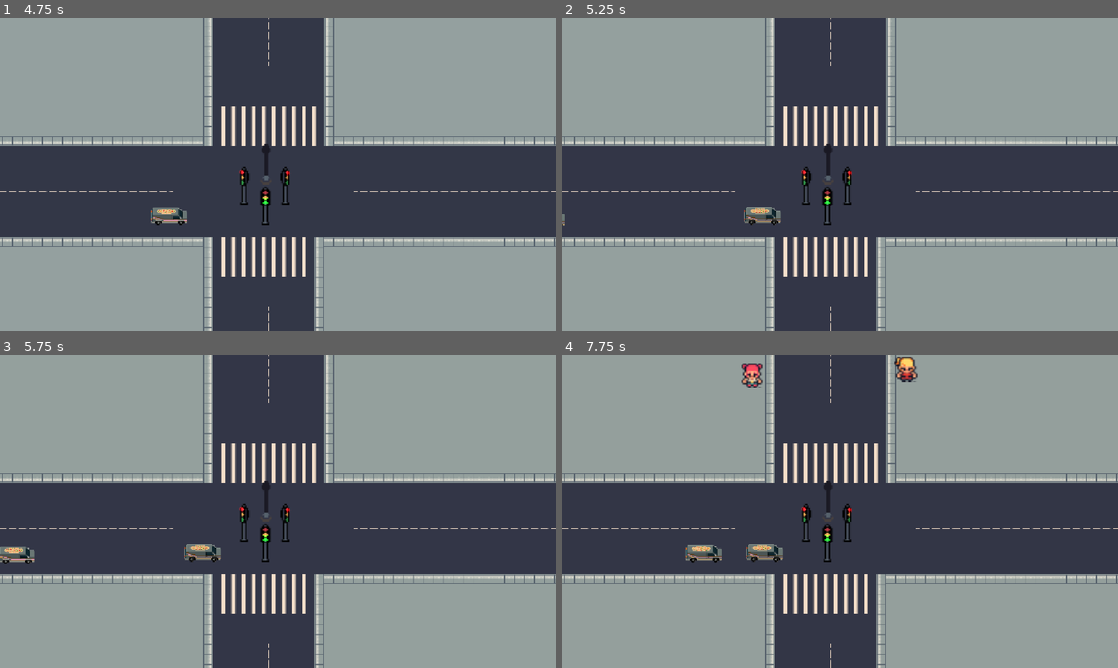
Above: before the commit, frames 1-4 (two rows, left to right).
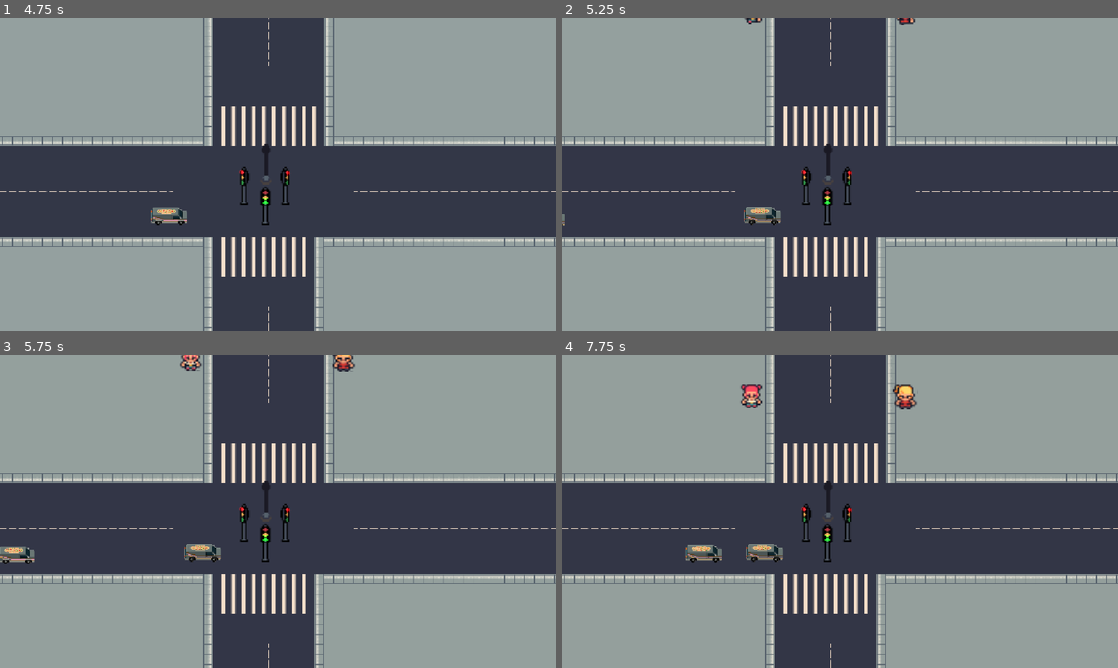
Above: after the commit, the same moments.

Repository: lafgo-fc/game-jam-repoooo
Game: Godot game, scene res://scne/test_one.tscn
The game is run twice, just before and just after one commit, with the same random seed, the same clock (stepped at 60 frames per second) and the same inputs.
Inputs:
- Up to frame 1 (4.75 s): tap Enter (ui_accept) at 0.5, 0.77, 1.25, 1.52, 3.02, 3.77, 4.52 s; hold R (traffic control right and left) from 0.53 s (still down)
- Up to frame 2 (5.25 s): keep holding R (traffic control right and left)
- Up to frame 3 (5.75 s): keep holding R (traffic control right and left)
- Up to frame 4 (7.75 s): keep holding R (traffic control right and left); tap Enter (ui_accept) at 6.02, 6.77, 7.52 s

Frame 1 is identical in both runs. In frame 2, 0.1% of the frame differs, in the area x 32-64%, y 0-3%; in frame 3, 0.3%; in frame 4, 1.0%, in the area x 32-64%, y 0-18%.

Commit message:
added a exit signal

Diff:
--- a/scne/pedestians.gd
+++ b/scne/pedestians.gd
@@ -87,12 +87,12 @@
 	var distance = global_position.distance_to(near_pt.global_position)
 	var direction = global_position.direction_to(near_pt.global_position)
 	if distance < 5.0:
-		print(near_pt)
 		reached_pt = near_pt
 		print(reached_pt)
 		nex_pt()
 		return
 	check_signal()
+	exit_pt()
 	if npc_inside == true or stop_signal == true:
 		velocity = Vector2.ZERO
 		npc_name.play("idle " + last_direction)
@@ -196,3 +196,9 @@
 		print("fcking afternoon")
 	elif GameData.daycycle == "night":
 		print("fcking night")
+
+# handling the exit pts
+
+func exit_pt():
+	if reached_pt == pt_9 or reached_pt ==pt_7 or reached_pt == pt_8 or reached_pt == pt_10 or reached_pt == pt_5 or reached_pt == pt_6:
+		print("exit")
--- a/scne/test_one.tscn
+++ b/scne/test_one.tscn
@@ -1141,12 +1141,12 @@
 spawn_time = 11.0
 
 [node name="NpcSpawner2" parent="." unique_id=2136522040 node_paths=PackedStringArray("near_pt") instance=ExtResource("5_uaidk")]
-position = Vector2(53, -446)
+position = Vector2(48, -402)
 near_pt = NodePath("../waypoints/p4")
 spawn_time = 15.0
 
 [node name="NpcSpawner3" parent="." unique_id=1458077235 node_paths=PackedStringArray("near_pt") instance=ExtResource("5_uaidk")]
-position = Vector2(-190, -436)
+position = Vector2(-191, -403)
 near_pt = NodePath("../waypoints/p2")
 spawn_time = 8.0
 
@@ -1166,10 +1166,10 @@
 position = Vector2(393, -70)
 
 [node name="p5" type="Marker2D" parent="waypoints" unique_id=973808347]
-position = Vector2(47, -419)
+position = Vector2(46, -454)
 
 [node name="p6" type="Marker2D" parent="waypoints" unique_id=1649892004]
-position = Vector2(-198, -411)
+position = Vector2(-194, -441)
 
 [node name="p7" type="Marker2D" parent="waypoints" unique_id=723676230]
 position = Vector2(483, 145)
